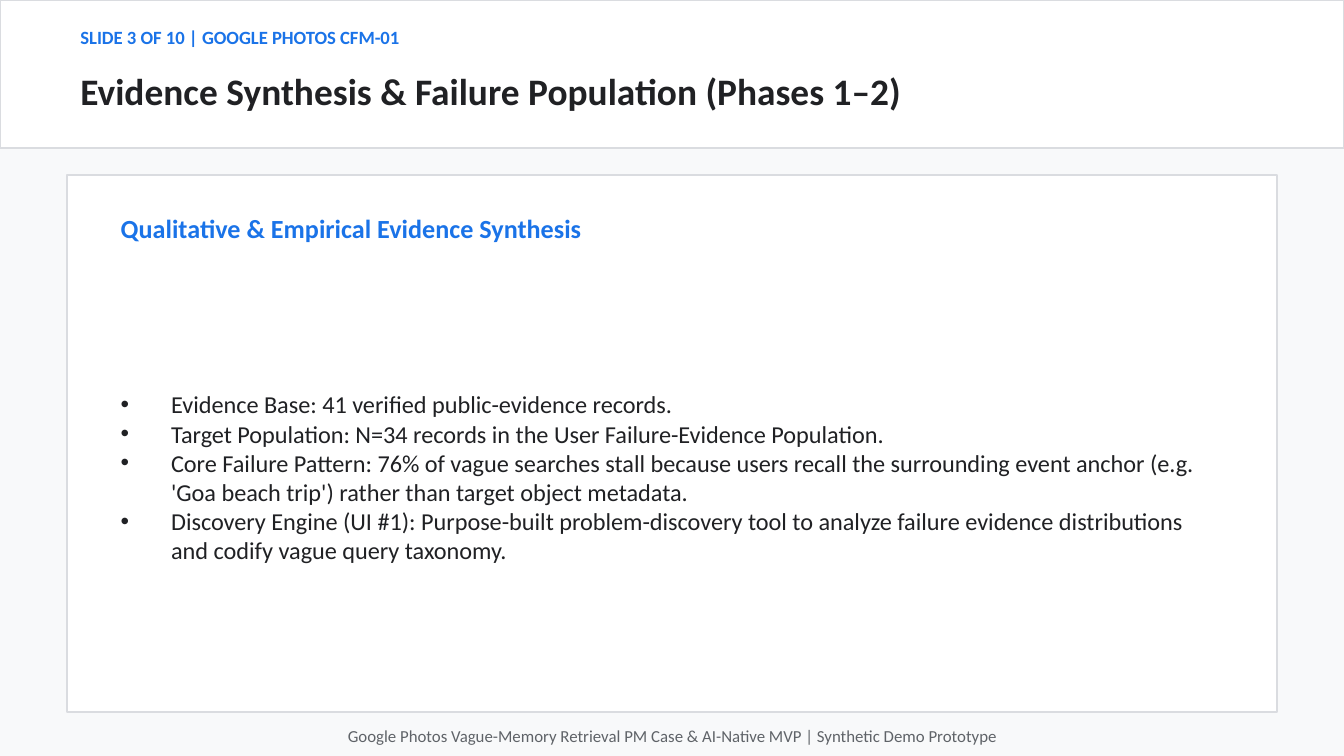
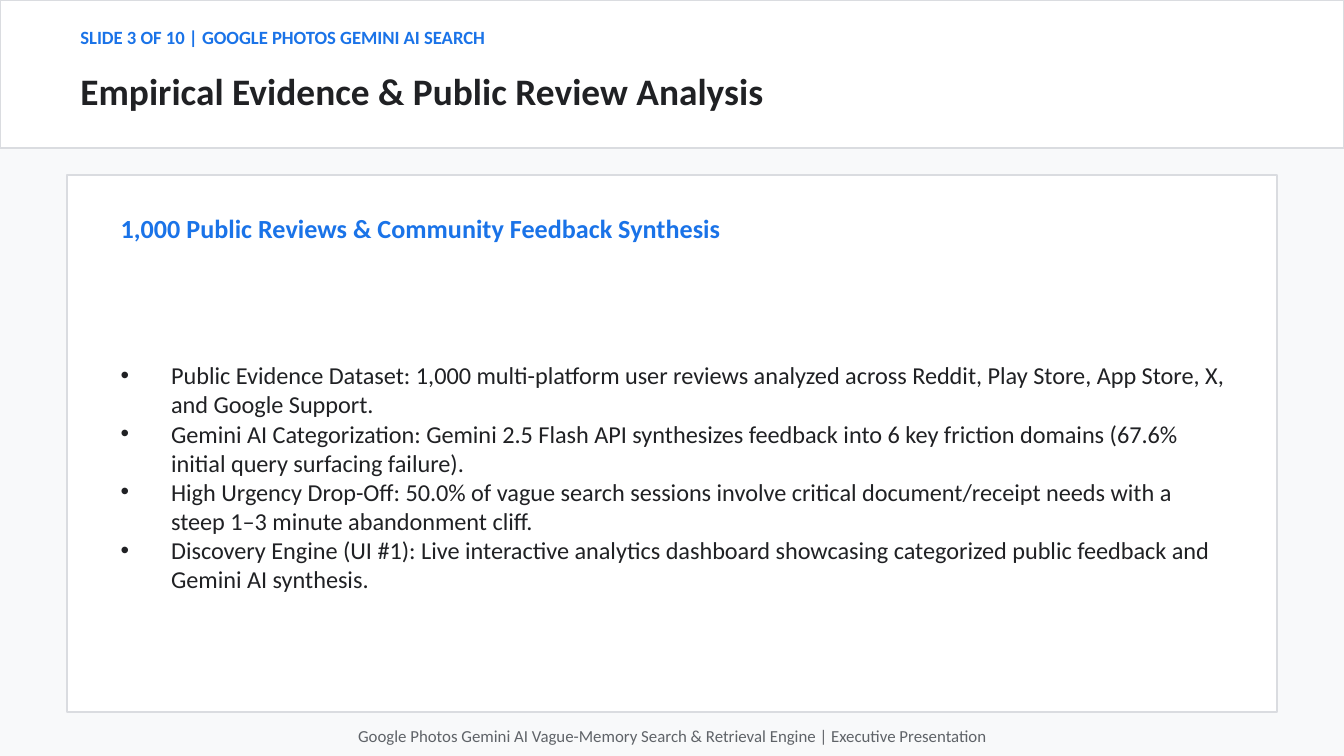
Before and after one commit to hatakekakashi05/google-photos-vague-memory-, a slide deck: slide 3 of output/google_photos_vague_memory_presentation.pptx. Drawn at 1344x756 pixels with LibreOffice and Linux fonts; fonts in the diff are those of the drawing. Boxes give left, top, right and bottom in pixels: in the first picture for what was removed or moved away, otherwise in the second. Text is boxed around its words. In the diff, an @@ line names an element or a change of style, - is before the commit and + after.

Commit message:
Strongly emphasize Gemini AI Search in README/PPTX/docs, fix image-to-tag visual mismatch bugs (e.g. VIN_002 grandparents image)

```diff
--- a/output/google_photos_vague_memory_presentation.pptx
+++ b/output/google_photos_vague_memory_presentation.pptx
@@ text at (80, 31, 485, 44): text changed @@
-SLIDE 3 OF 10 | GOOGLE PHOTOS CFM-01
+SLIDE 3 OF 10 | GOOGLE PHOTOS GEMINI AI SEARCH
@@ text at (80, 78, 763, 111): text changed @@
-Evidence Synthesis & Failure Population (Phases 1–2)
+Empirical Evidence & Public Review Analysis
@@ text at (121, 219, 720, 242): text changed @@
-Qualitative & Empirical Evidence Synthesis
+1,000 Public Reviews & Community Feedback Synthesis
@@ text at (171, 367, 1224, 592): text changed @@
-• Evidence Base: 41 verified public-evidence records.
-• Target Population: N=34 records in the User Failure-Evidence Population.
-• Core Failure Pattern: 76% of vague searches stall because users recall the surrounding event anchor (e.g. 'Goa beach trip') rather than target object metadata.
-• Discovery Engine (UI #1): Purpose-built problem-discovery tool to analyze failure evidence distributions and codify vague query taxonomy.
+• Public Evidence Dataset: 1,000 multi-platform user reviews analyzed across Reddit, Play Store, App Store, X, and Google Support.
+• Gemini AI Categorization: Gemini 2.5 Flash API synthesizes feedback into 6 key friction domains (67.6% initial query surfacing failure).
+• High Urgency Drop-Off: 50.0% of vague search sessions involve critical document/receipt needs with a steep 1–3 minute abandonment cliff.
+• Discovery Engine (UI #1): Live interactive analytics dashboard showcasing categorized public feedback and Gemini AI synthesis.
@@ text at (358, 730, 986, 745): text changed @@
-Google Photos Vague-Memory Retrieval PM Case & AI-Native MVP | Synthetic Demo Prototype
+Google Photos Gemini AI Vague-Memory Search & Retrieval Engine | Executive Presentation
```
Also in this commit, not shown: 9 other slides changed, 4 other files.
